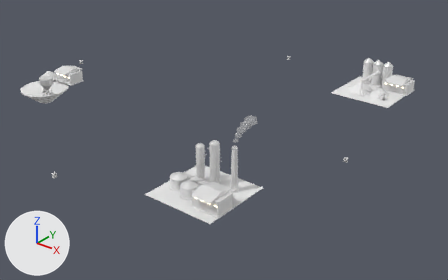
The FBX model Assets/Art/KayseriIsland/Models/Coal/Phase3/Sites_P3.fbx as it was, and as the next commit left it.
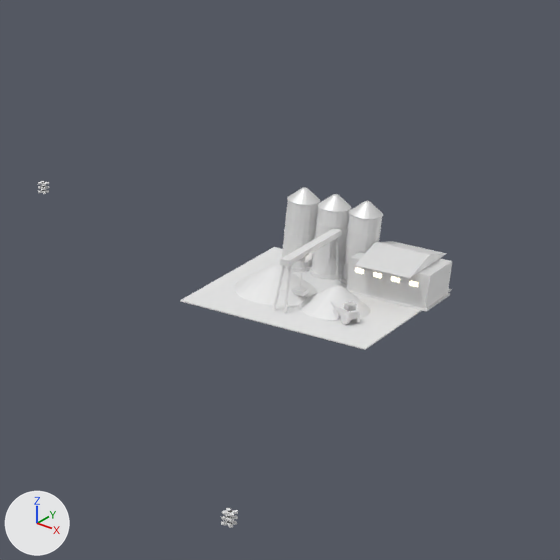
The first picture shows the older version from a 50 mm camera at (320.0, -355.0, 202.0) aimed at (46.0, -13.0, -10.0). The close-ups show the older and then the newer version on the part from 61% to 100% of the width and 0% to 62% of the height of that picture. Only the edits that show in the close-ups are written down. The lights are fixed; the arrows at lower left show +X, +Y and +Z. Where no turn or scale is listed for an object, it has been applied to the vertices. Vertices at exactly the same position are counted once.

Before the edit, the objects in view are built like this:
```python
ob_site_store_gantry = bpy.data.objects.new('Site.Store.Gantry', me_site_store_gantry_001)
ob_site_store_gantry.location = (108.0, 108.0, 9.4)
ob_site_store_pile0 = bpy.data.objects.new('Site.Store.Pile0', me_site_store_pile0_001)
ob_site_store_pile0.location = (100.0, 106.0, 9.4)
ob_site_store_pile1 = bpy.data.objects.new('Site.Store.Pile1', me_site_store_pile1_001)
ob_site_store_pile1.location = (118.0, 104.0, 9.4)
ob_site_store_shed = bpy.data.objects.new('Site.Store.Shed', me_site_store_shed_001)
ob_site_store_shed.location = (126.0, 124.0, 9.4)
ob_site_store_silo0 = bpy.data.objects.new('Site.Store.Silo0', me_site_store_silo0_001)
ob_site_store_silo0.location = (96.0, 126.0, 9.4)
ob_site_store_silo1 = bpy.data.objects.new('Site.Store.Silo1', me_site_store_silo1_001)
ob_site_store_silo1.location = (105.0, 126.0, 9.4)
ob_site_store_silo2 = bpy.data.objects.new('Site.Store.Silo2', me_site_store_silo2_001)
ob_site_store_silo2.location = (114.0, 126.0, 9.4)
ob_site_store_yard = bpy.data.objects.new('Site.Store.Yard', me_site_store_yard_001)
ob_site_store_yard.location = (0.0, 0.0, 9.1)
```
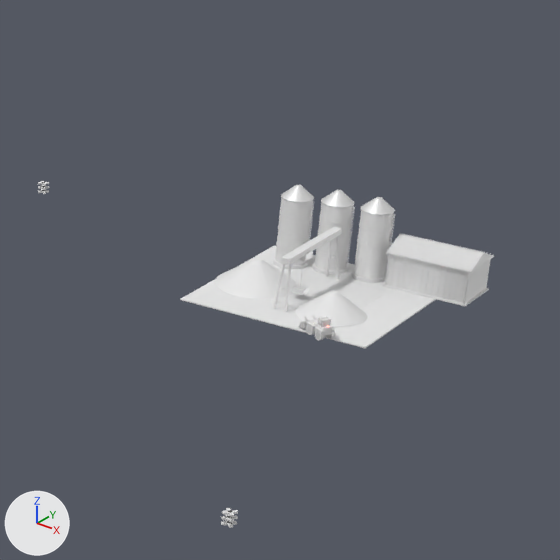
What differs and where, as boxes (x1, y1, x2, y2) in the close-ups (560 x 560 px):
'Site.Store.Yard', moved: before (180, 247, 452, 350); after (180, 246, 436, 348)
'Site.Store.Shed', reshaped, moved: before (346, 241, 452, 312); after (382, 233, 494, 306)
'Site.Store.Silo2', moved: before (340, 201, 383, 285); after (352, 197, 395, 283)
'Site.Store.Pile0', moved: before (234, 264, 317, 306); after (215, 258, 297, 299)
'Site.Store.Silo0', moved: before (279, 187, 320, 272); after (273, 185, 314, 269)
'Site.Store.Silo1', moved: before (309, 194, 351, 280); after (312, 190, 355, 275)
'Site.Store.Pile1', moved: before (300, 285, 371, 321); after (295, 290, 368, 327)
'Site.Store.Gantry', moved: before (273, 229, 342, 313); after (273, 227, 342, 312)
part 1 of me_site_store_shed_001, rebuilt (15% wider): before (355, 241, 447, 278); after (387, 234, 493, 272)
part 2 of me_site_store_shed_001, added: after (385, 233, 494, 304)

The change in detail:
me_site_store_shed_001 is used by ob_site_store_shed; location (126.0, 124.0, 9.4).
me_site_store_shed_001 had 78 vertices, 116 faces and spanned x -11.5..11.5, y -11.6..11.6, z 0.0..12.6.
me_site_store_shed_001 now has 1838 vertices, 2756 faces and spans x -11.7..11.7, y -7.7..7.7, z 0.0..12.7.
me_site_store_shed_001 part 1: the loose piece of 6 vertices spanning x -7.6..7.6, y -11.6..11.6, z 9.5..12.6 is rebuilt with 6 vertices and now spans x -11.6..11.6, y -7.6..7.6, z 9.5..12.6.
me_site_store_shed_001 part 2: 1520 vertices added at x -11.7..11.7, y -7.7..7.7, z 0.5..12.7.
Other edits to the shape of me_site_store_shed_001 do not show in these pictures.
me_site_store_shed_001 gains material mat_steel (white #e7e7e7).
Object 'Site.Store.Silo2' (ob_site_store_silo2) moves from (114.0, 126.0, 9.4) to (115.4, 129.9, 9.7).
Object 'Site.Store.Shed' (ob_site_store_shed) moves from (126.0, 124.0, 9.4) to (132.7, 132.9, 9.7).
Object 'Site.Store.Gantry' (ob_site_store_gantry) moves from (108.0, 108.0, 9.4) to (108.0, 108.0, 9.7).
Object 'Site.Store.Pile0' (ob_site_store_pile0) moves from (100.0, 106.0, 9.4) to (94.3, 106.0, 9.7).
Object 'Site.Store.Silo1' (ob_site_store_silo1) moves from (105.0, 126.0, 9.4) to (104.5, 128.8, 9.7).
Object 'Site.Store.Pile1' (ob_site_store_pile1) moves from (118.0, 104.0, 9.4) to (119.5, 98.8, 9.7).
Object 'Site.Store.Yard' (ob_site_store_yard) moves from (0.0, 0.0, 9.1) to (0.0, 0.0, 9.4).
Object 'Site.Store.Silo0' (ob_site_store_silo0) moves from (96.0, 126.0, 9.4) to (94.1, 126.0, 9.7).
